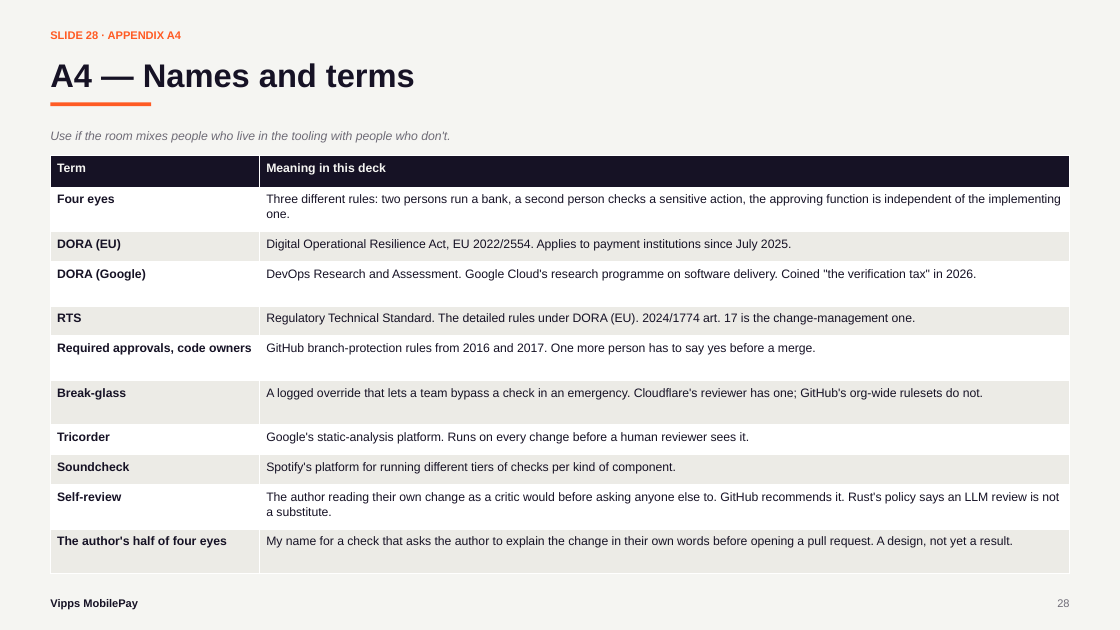
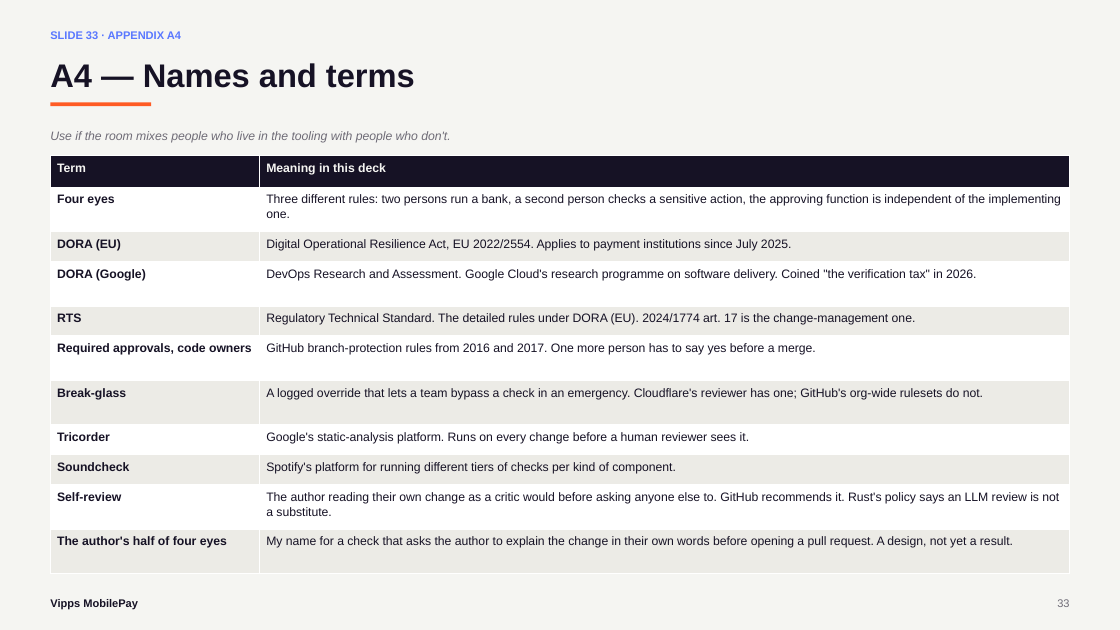
Before and after one commit to svenmalvik/buildtounderstand.org, a slide deck: slide 33 of presentations/what-is-the-second-pair-of-eyes-for-vippsmobilepay.pptx (slide 28 before the commit). Drawn at 1120x630 pixels with LibreOffice and Linux fonts; fonts in the diff are those of the drawing. Boxes give left, top, right and bottom in pixels: in the first picture for what was removed or moved away, otherwise in the second. Text is boxed around its words. In the diff, an @@ line names an element or a change of style, - is before the commit and + after.

```diff
--- a/presentations/what-is-the-second-pair-of-eyes-for-vippsmobilepay.pptx
+++ b/presentations/what-is-the-second-pair-of-eyes-for-vippsmobilepay.pptx
@@ text at (50,31,181,39): text changed; text colour #FF5B24 to #5A78FF @@
-SLIDE 28 · APPENDIX A4
+SLIDE 33 · APPENDIX A4
@@ text at (1057,599,1069,607): text changed @@
-28
+33
```
Also in this commit, not shown: 6 other slides changed, 5 slides added, 4 other files.
